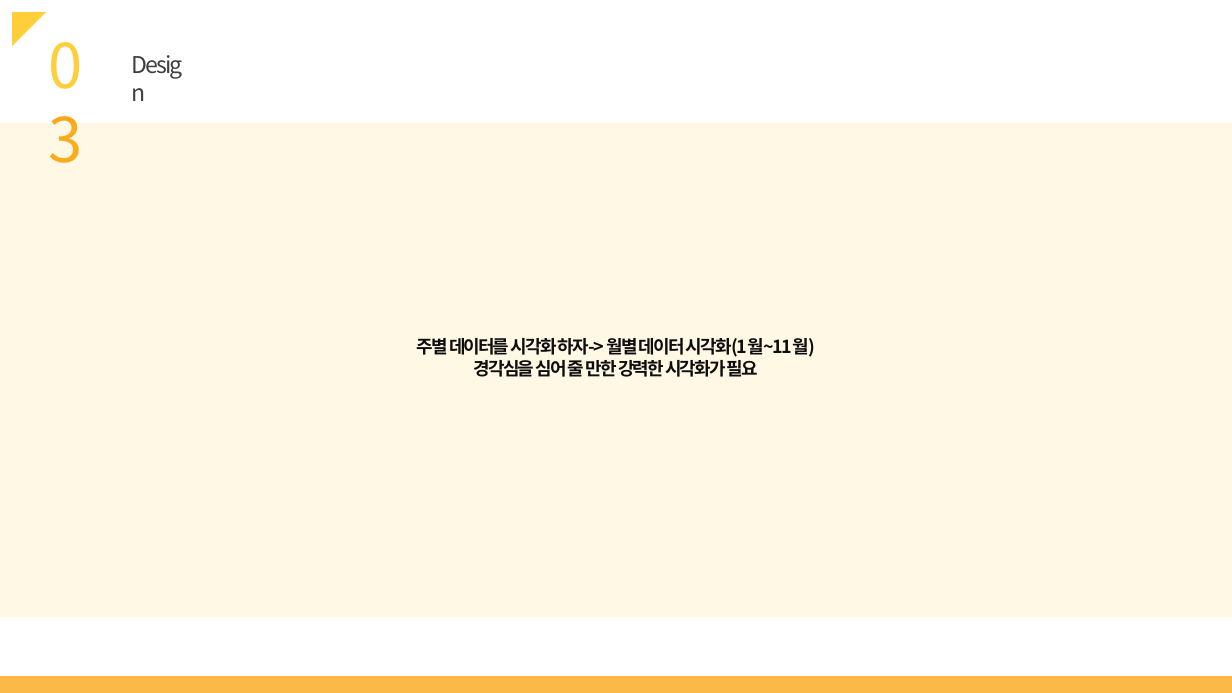
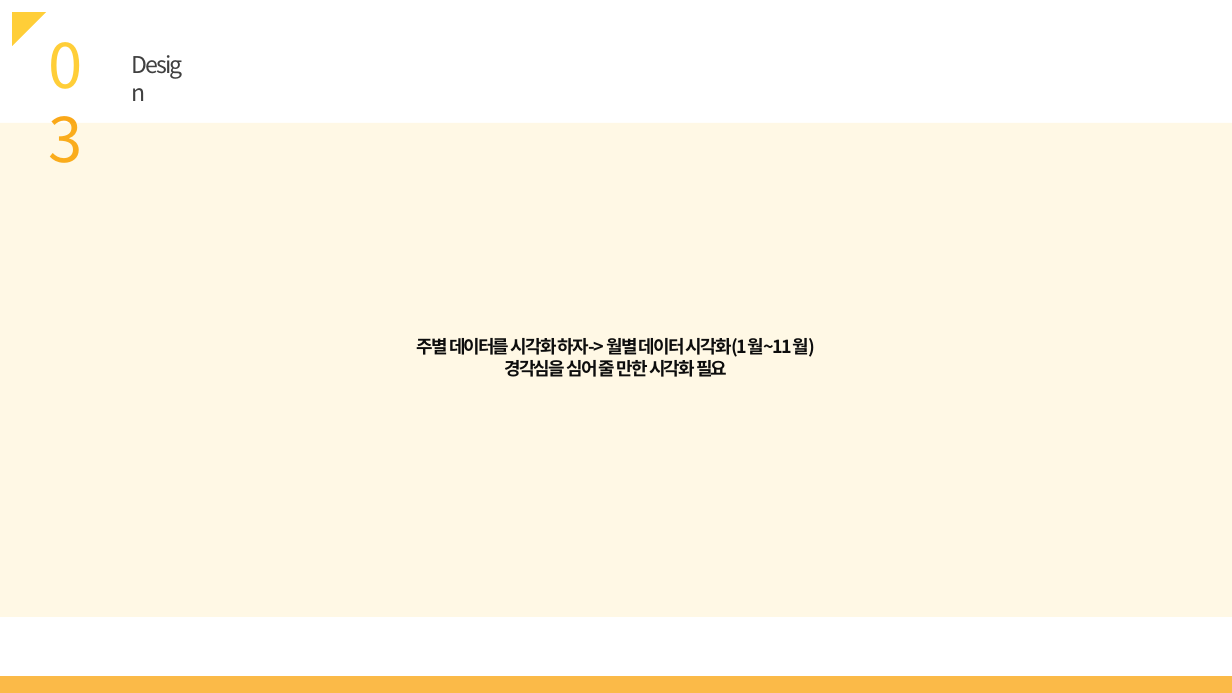
Before and after one commit to sharhp21/Data_visualization, a slide deck: slide 4 of data/중간발표_20134829_천용진.pptx. Drawn at 1232x693 pixels with LibreOffice and Linux fonts; fonts in the diff are those of the drawing. Boxes give left, top, right and bottom in pixels: in the first picture for what was removed or moved away, otherwise in the second. Text is boxed around its words. In the diff, an @@ line names an element or a change of style, - is before the commit and + after.

```diff
--- a/data/중간발표_20134829_천용진.pptx
+++ b/data/중간발표_20134829_천용진.pptx
@@ text at (x1=505, y1=356, x2=727, y2=380): text changed @@
-경각심을 심어 줄 만한 강력한 시각화가 필요
+경각심을 심어 줄 만한 시각화 필요
```
Also in this commit, not shown: 3 other slides changed.
